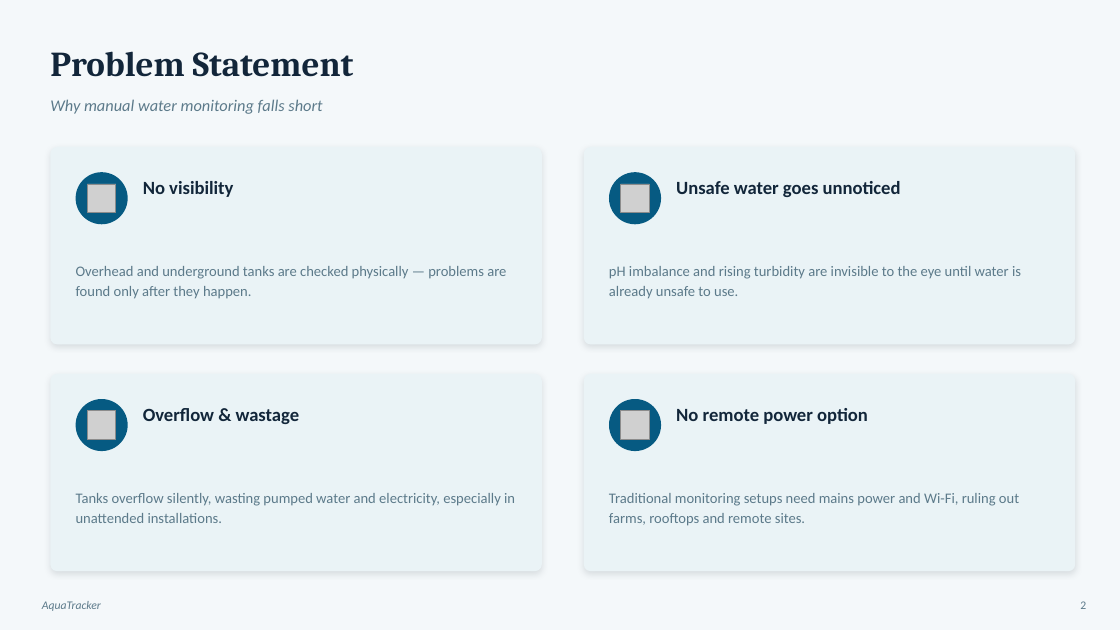
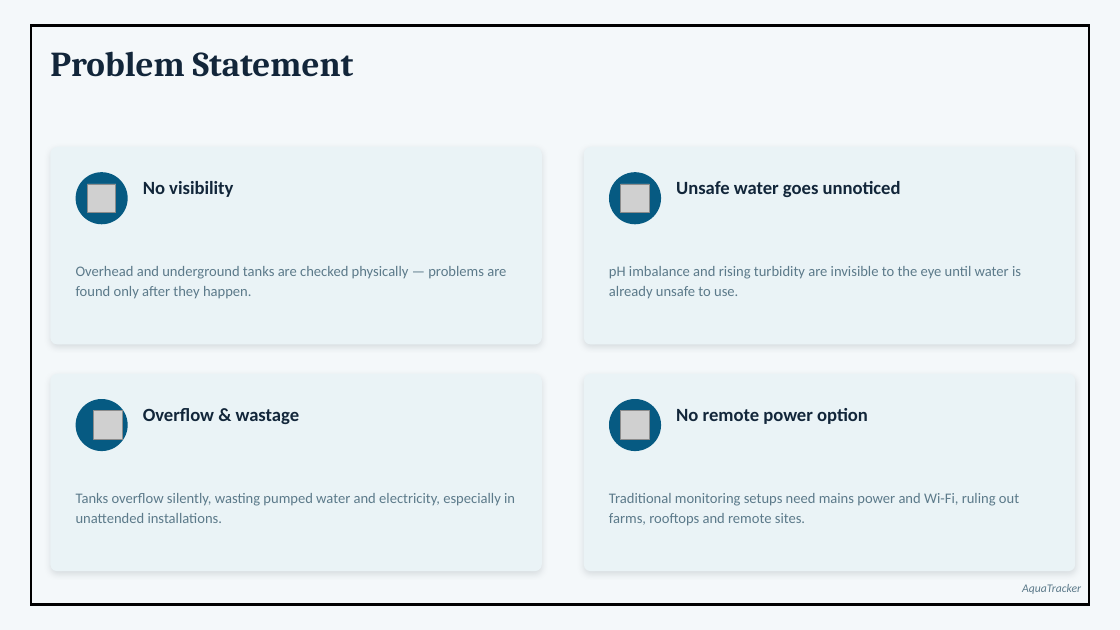
Before and after one commit to RahulR-007/AquaTracker, a slide deck: slide 2 of docs/presentations/AquaTracker_Presentation.pptx. Drawn at 1120x630 pixels with LibreOffice and Linux fonts; fonts in the diff are those of the drawing; grey boxes stand for pictures. Boxes give left, top, right and bottom in pixels: in the first picture for what was removed or moved away, otherwise in the second. Text is boxed around its words. In the diff, an @@ line names an element or a change of style, - is before the commit and + after.

```diff
--- a/docs/presentations/AquaTracker_Presentation.pptx
+++ b/docs/presentations/AquaTracker_Presentation.pptx
@@ rectangle added at bbox=[31, 26, 1090, 605], outline #000000 2.25 pt @@
@@ text removed at bbox=[50, 99, 322, 114] @@
-Why manual water monitoring falls short
@@ picture: place and size @@
-picture at bbox=[87, 411, 116, 439]
+picture at bbox=[94, 411, 123, 439]
@@ text "AquaTracker": place and size @@
-text "AquaTracker" at bbox=[42, 601, 101, 611]
+text "AquaTracker" at bbox=[1022, 584, 1081, 594]
@@ text removed at bbox=[1080, 601, 1086, 609] @@
-2
```
Also in this commit, not shown: 10 other slides changed, 1 slide added, 1 slide removed, 2 other files.
